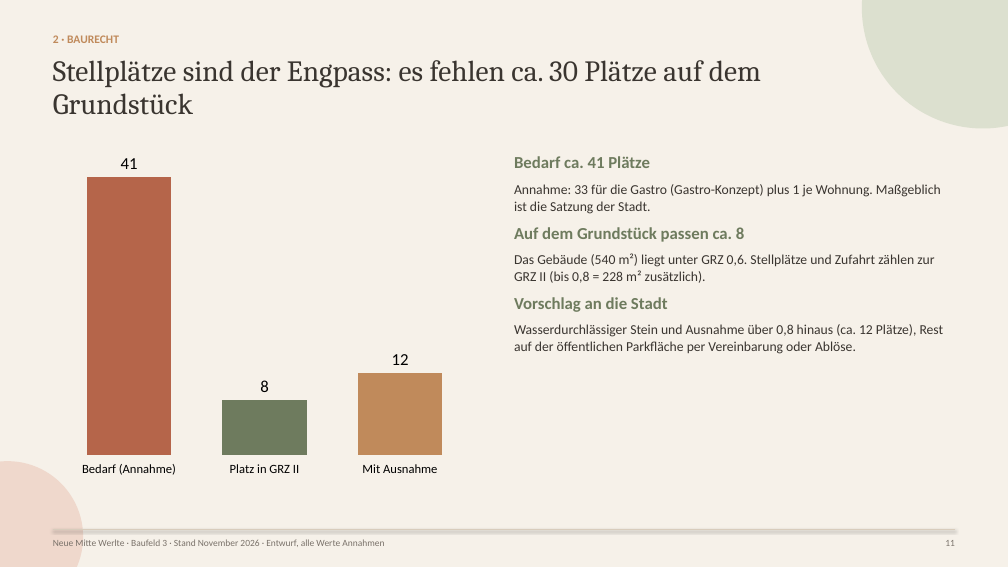
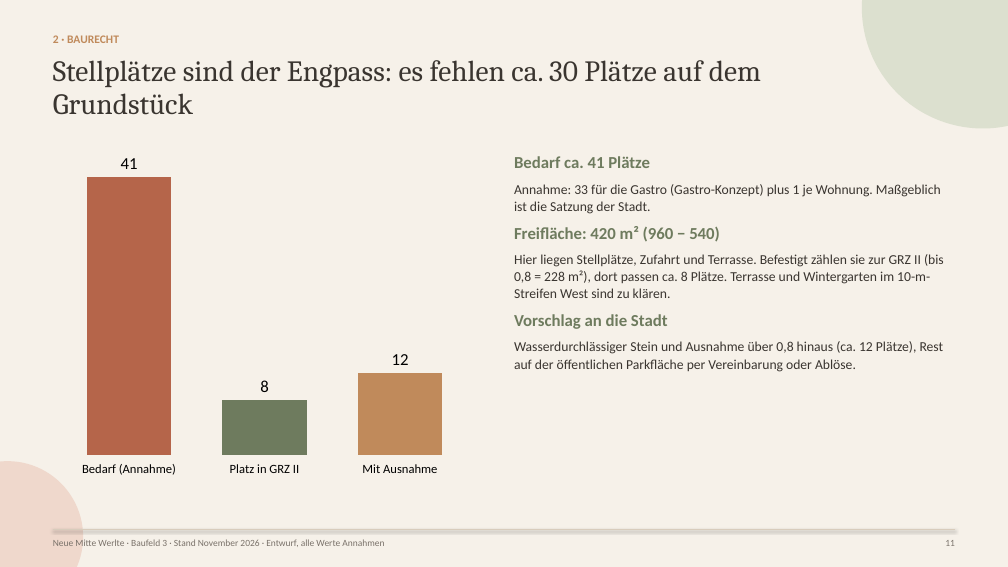
Before and after one commit to CartoonUsername/bau-projekt, a slide deck: slide 11 of praesentation/werlte_master/plan_8WE/deck/Neue-Mitte-Werlte_Baufeld3_Bankpraesentation_2026-11.pptx. Drawn at 1008x567 pixels with LibreOffice and Linux fonts; fonts in the diff are those of the drawing. Boxes give left, top, right and bottom in pixels: in the first picture for what was removed or moved away, otherwise in the second. Text is boxed around its words. In the diff, an @@ line names an element or a change of style, - is before the commit and + after.

```diff
--- a/praesentation/werlte_master/plan_8WE/deck/Neue-Mitte-Werlte_Baufeld3_Bankpraesentation_2026-11.pptx
+++ b/praesentation/werlte_master/plan_8WE/deck/Neue-Mitte-Werlte_Baufeld3_Bankpraesentation_2026-11.pptx
@@ text at (514, 226, 944, 298): text changed @@
-Auf dem Grundstück passen ca. 8
-Das Gebäude (540 m²) liegt unter GRZ 0,6. Stellplätze und Zufahrt zählen zur GRZ II (bis 0,8 = 228 m² zusätzlich).
+Freifläche: 420 m² (960 − 540)
+Hier liegen Stellplätze, Zufahrt und Terrasse. Befestigt zählen sie zur GRZ II (bis 0,8 = 228 m²), dort passen ca. 8 Plätze. Terrasse und Wintergarten im 10-m-Streifen West sind zu klären.
```
Also in this commit, not shown: 1 other slide changed, 2 other files.
